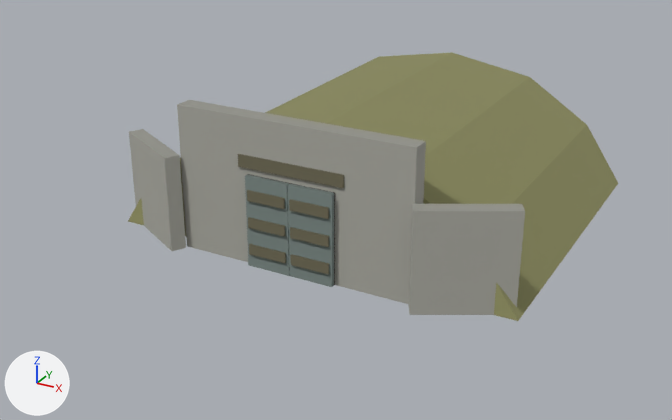
Two versions of the FBX model entregas/teo-modelado/betera/polvorin/SM_Polvorin_v0_LOD1.fbx, one commit apart.
Camera for both pictures: a 50 mm camera at (13.4, -28.9, 13.3) aimed at (-1.7, -1.4, -0.5). The axes (+X, +Y, +Z) are drawn at lower left. The lights are the same throughout. The picture after the commit comes second. Where no turn or scale is listed for an object, it has been applied to the vertices.

Names of what the first picture shows: 'Puerta_E', 'Puerta_O', 'SM_polvorin_v0_LOD1'.
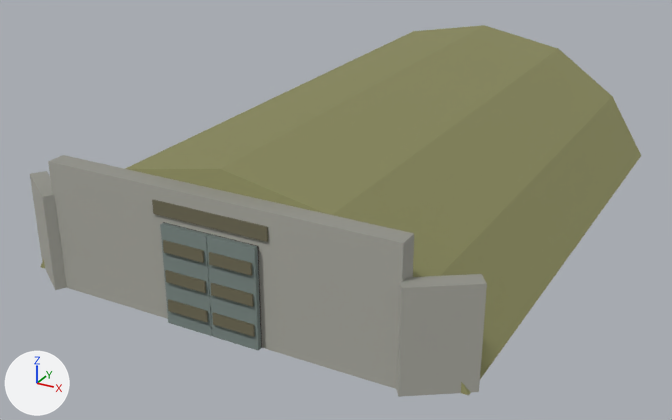
Changed parts and their boxes [x1, y1, x2, y2] in the pictures (672 x 420 px; the box of a moved part takes in the faces that stretch with it):
'SM_polvorin_v0_LOD1', reshaped (25% wider, 38% taller)
    before: [128, 52, 618, 321]
    after: [30, 25, 641, 397]
'Puerta_E', moved
    before: [288, 184, 334, 287]
    after: [206, 234, 261, 351]
'Puerta_O', moved
    before: [245, 174, 290, 276]
    after: [160, 223, 212, 336]
part 1 of me_sm_polvorin_v0_lod1_001, added
    after: [48, 155, 414, 389]
part 2 of me_sm_polvorin_v0_lod1_001, moved or reshaped
    before: [129, 129, 186, 251]
    after: [30, 171, 67, 290]
part 3 of me_sm_polvorin_v0_lod1_001, moved or reshaped
    before: [408, 204, 525, 315]
    after: [396, 274, 487, 397]
part 4 of me_sm_polvorin_v0_lod1_001, moved or reshaped
    before: [238, 154, 344, 188]
    after: [152, 199, 268, 242]
part 5 of me_sm_polvorin_v0_lod1_001, moved or reshaped
    before: [248, 174, 335, 285]
    after: [163, 222, 262, 348]
part 6 of me_sm_polvorin_v0_lod1_001, rebuilt (23% wider, 37% taller)
    before: [128, 52, 618, 321]
    after: [40, 25, 641, 395]
part 7 of me_sm_polvorin_v0_lod1_001, deleted
    before: [177, 100, 426, 304]

Diff of the bpy script that builds the scene:
```diff
--- a/entregas/teo-modelado/betera/polvorin/SM_Polvorin_v0_LOD1.fbx.py
+++ b/entregas/teo-modelado/betera/polvorin/SM_Polvorin_v0_LOD1.fbx.py
@@ me_sm_polvorin_v0_lod1_001 @@
 # used by ob_sm_polvorin_v0_lod1; location = (0.0, 0.0, 0.0)
-me_sm_polvorin_v0_lod1_001.from_pydata(...)  # 61 vertices, 54 faces; spans x -7.0..7.0, y -7.8..9.5, z 0.0..4.8
+me_sm_polvorin_v0_lod1_001.from_pydata(...)  # 61 vertices, 54 faces; spans x -7.3..7.3, y -11.6..13.5, z 0.0..4.6
+# me_sm_polvorin_v0_lod1_001 part 1: a new loose piece, a box spanning x -5.5..5.5, y -11.3..-10.7, z 0.0..4.0, in mat_mat_paleta32 (picture img_t_paleta32_png)
+# me_sm_polvorin_v0_lod1_001 part 2: the loose piece of 8 vertices spanning x -6.8..-4.0, y -7.8..-6.0, z 0.0..3.2 is scaled about its middle by (0.632, 0.798, 0.938), then moved by (-0.9, -3.9, -0.1)
+# me_sm_polvorin_v0_lod1_001 part 3: the loose piece of 8 vertices spanning x 4.0..6.8, y -7.8..-6.0, z 0.0..3.2 is scaled about its middle by (0.632, 0.798, 0.938), then moved by (0.9, -3.9, -0.1)
+# me_sm_polvorin_v0_lod1_001 part 4: the loose piece of 8 vertices spanning x -1.8..1.8, y -7.3..-7.2, z 3.2..3.6 is moved by (0.0, -4.0, 0.0)
+# me_sm_polvorin_v0_lod1_001 part 5: the loose piece of 8 vertices spanning x -1.5..1.5, y -7.3, z 0.0..3.0 is moved by (0.0, -4.0, 0.0)
+# me_sm_polvorin_v0_lod1_001 part 6: the loose piece of 21 vertices spanning x -7.0..7.0, y -6.7..9.5, z 0.0..4.2 is rebuilt with 21 vertices and now spans x -7.1..7.1, y -10.7..13.5, z 0.0..4.6
+# me_sm_polvorin_v0_lod1_001 part 7: the loose piece of 8 vertices spanning x -4.0..4.0, y -7.3..-6.7, z 0.0..4.8 is deleted
 me_sm_polvorin_v0_lod1_001.materials.append(mat_mat_paleta32)
@@ ob_puerta_e @@
 ob_puerta_e = bpy.data.objects.new('Puerta_E', me_puerta_e)
-ob_puerta_e.location = (1.5, -7.15, 0.0)
+ob_puerta_e.location = (1.5, -11.15, 0.0)
@@ ob_puerta_o @@
 ob_puerta_o = bpy.data.objects.new('Puerta_O', me_puerta_o)
-ob_puerta_o.location = (-1.5, -7.15, 0.0)
+ob_puerta_o.location = (-1.5, -11.15, 0.0)
```
